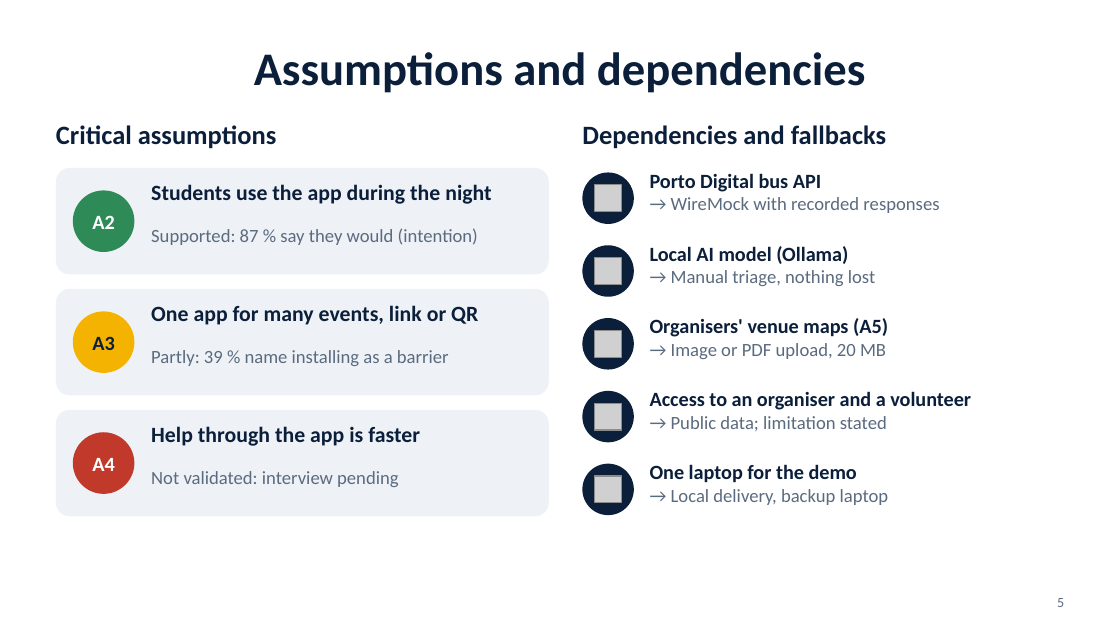
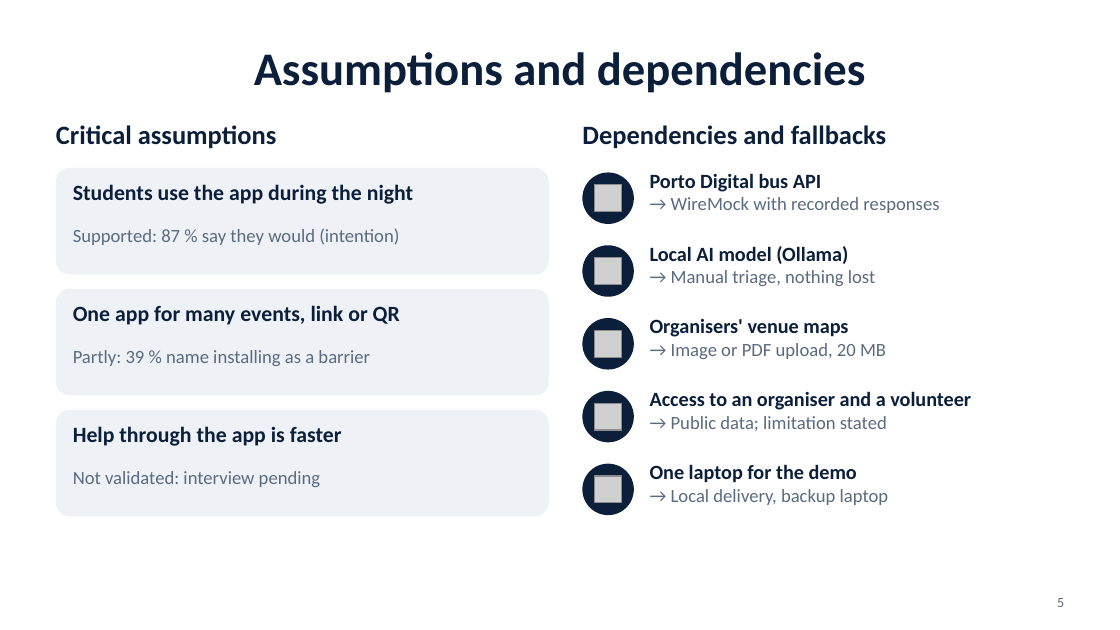
Before and after one commit to tomasoliveira21/LABDSOF, a slide deck: slide 5 of Docs/Presentation/Farol_Sprint_A_PL_Presentation.pptx. Drawn at 1120x630 pixels with LibreOffice and Linux fonts; fonts in the diff are those of the drawing; grey boxes stand for pictures. Boxes give left, top, right and bottom in pixels: in the first picture for what was removed or moved away, otherwise in the second. Text is boxed around its words. In the diff, an @@ line names an element or a change of style, - is before the commit and + after.

```diff
--- a/Docs/Presentation/Farol_Sprint_A_PL_Presentation.pptx
+++ b/Docs/Presentation/Farol_Sprint_A_PL_Presentation.pptx
@@ text "Students use the app during ...": place and size @@
-text "Students use the app during ..." at bbox=[151, 184, 491, 204]
+text "Students use the app during ..." at bbox=[73, 184, 413, 204]
@@ ellipse removed at bbox=[73, 190, 134, 252] @@
@@ text "Supported: 87 % say they ...": place and size @@
-text "Supported: 87 % say they ..." at bbox=[151, 228, 478, 245]
+text "Supported: 87 % say they ..." at bbox=[73, 228, 399, 245]
@@ text removed at bbox=[92, 215, 114, 229] @@
-A2
@@ text "One app for many events, ...": place and size @@
-text "One app for many events, ..." at bbox=[151, 305, 478, 325]
+text "One app for many events, ..." at bbox=[73, 305, 400, 325]
@@ ellipse removed at bbox=[73, 311, 134, 373] @@
@@ text at bbox=[650, 319, 848, 337]: text changed @@
-Organisers' venue maps (A5)
+Organisers' venue maps
@@ text "Partly: 39 % name installing ...": place and size @@
-text "Partly: 39 % name installing ..." at bbox=[151, 350, 449, 366]
+text "Partly: 39 % name installing ..." at bbox=[73, 350, 370, 366]
@@ text removed at bbox=[92, 336, 114, 350] @@
-A3
@@ text "Help through the app is ...": place and size @@
-text "Help through the app is ..." at bbox=[151, 426, 420, 446]
+text "Help through the app is ..." at bbox=[73, 426, 342, 446]
@@ ellipse removed at bbox=[73, 432, 134, 494] @@
@@ text "Not validated: interview pending": place and size @@
-text "Not validated: interview pending" at bbox=[151, 471, 398, 487]
+text "Not validated: interview pending" at bbox=[73, 471, 320, 487]
@@ text removed at bbox=[92, 458, 114, 471] @@
-A4
```
Also in this commit, not shown: 1 other slide changed, 1 other file.
